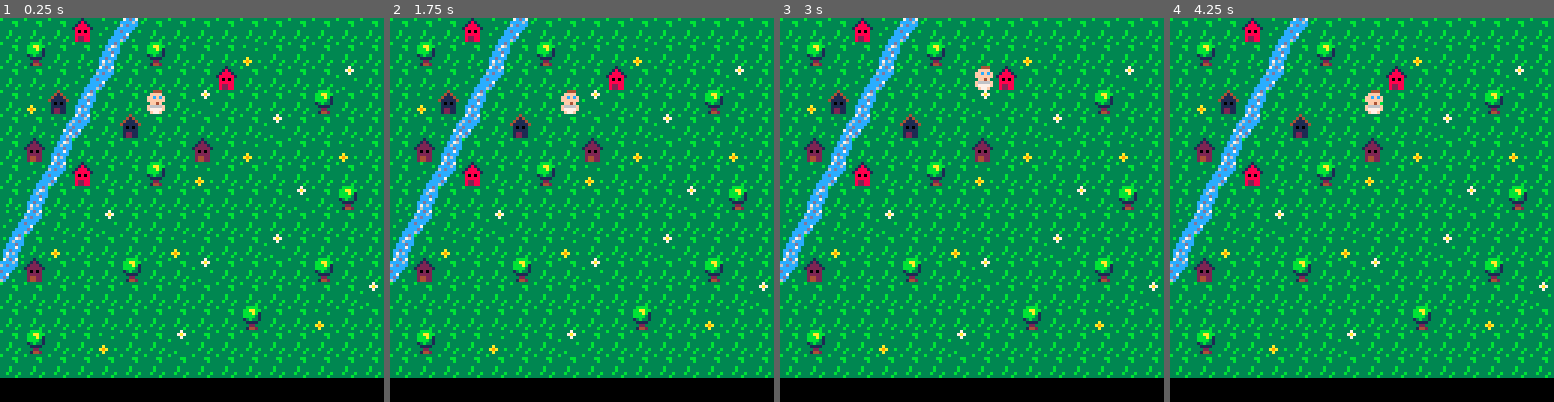
Above: before the commit, frames 1-4 (left to right).
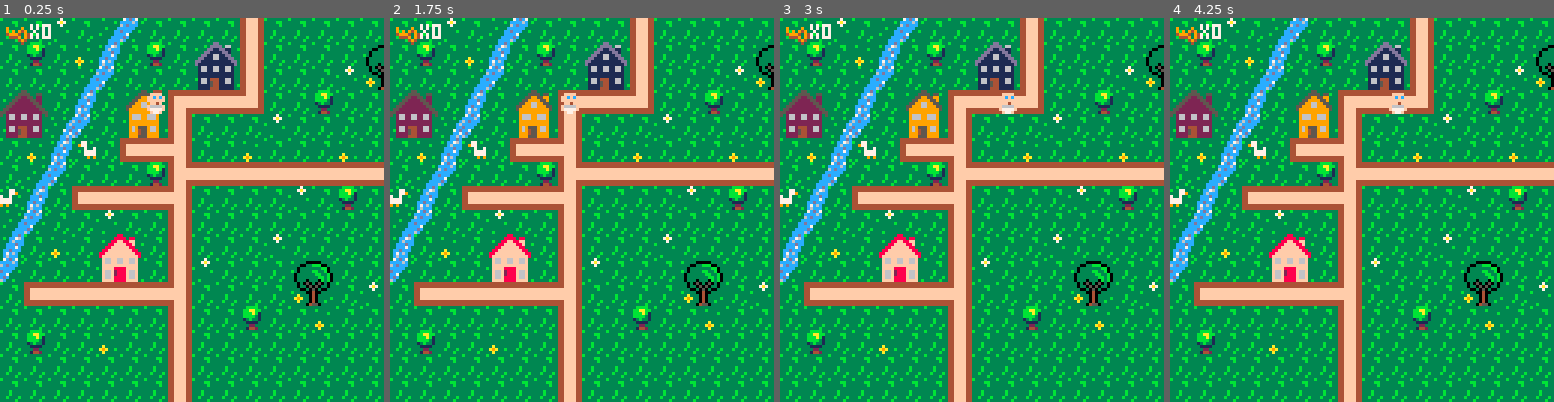
Above: after the commit, the same moments.

Repository: Lilinnfr/Projet_Pico_8
Game: PICO-8 cartridge baby search V1.p8
The game is run twice, just before and just after one commit, with the same random seed, the same clock (stepped at 60 frames per second) and the same inputs.
Inputs:
- Up to frame 1 (0.25 s): no input
- Up to frame 2 (1.75 s): hold Right from 1.6 s (still down)
- Up to frame 3 (3 s): release Right at 2.1 s; hold Up 2.15-2.42 s; hold Right from 2.47 s (still down)
- Up to frame 4 (4.25 s): release Right at 3.03 s; hold Left 3.08-3.58 s; hold Down 3.63-3.97 s; hold Right from 4.02 s (still down)

The runs differ from the first frame. In frame 1, 29% of the frame differs, in the area x 0-100%, y 0-100%; in frame 2, 29%; in frame 3, 29%; in frame 4, 29%.

Commit message:
version1

Diff:
--- a/baby search V1.p8
+++ b/baby search V1.p8
@@ -1,13 +1,13 @@
 pico-8 cartridge // http://www.pico-8.com
 version 29
 __lua__
--- essai
-
+-- main functions
 function create_player()
-	p = {
+	p={
 		x=6,
 		y=3,
-		sprite=1
+		sprite=1,
+		keys=0
 		}
 end
 
@@ -28,8 +28,11 @@
 	cls()
 	map(0,0,0,0)
 	draw_player()
-end
-
+	draw_ui()
+	--draw_time()
+end
+-->8
+-- functions
 function player_movement()
 	newx=p.x
 	newy=p.y
@@ -43,6 +46,21 @@
 	p.x=newx
 	p.y=newy
 	end
+
+	interact(newx, newy)
+
+	if not check_flag(0,newx, newy) then
+		p.x=mid(0,newx,127)
+		p.y=mid(0,newy,63)
+	else
+		sfx(0)
+	end
+end
+
+function interact(x,y)
+	if check_flag(1,x,y) then
+		pick_up_key(x,y)
+	end
 end
 
 function check_flag(flag,x,y)
@@ -56,6 +74,85 @@
 	camera(camx*8,camy*8)
 end
 
+function next_tile(x,y)
+	local sprite=mget(x,y)
+	mset(x,y,sprite+1)
+end
+
+function pick_up_key(x,y)
+	next_tile(x,y)
+	p.keys+=1
+	sfx(1)
+end
+-->8
+-- user interface
+function draw_ui()
+ camera()
+	spr(70,2,2)
+	print("x"..p.keys,10,2,7)
+end
+
+--function draw_time()
+-- print(flr(time(),10,10))
+--end
+-->8
+limit = 5
+
+function _loose()
+ if time() >= limit then
+ cls()
+ print("time's up!", 44, 60, 7)
+ end
+end
+…(49 lines of a section not shown)…
 
 
 
@@ -74,23 +171,40 @@
 
 
 __gff__
-0000010101000100010000010100000000000000000000000000000000000000000000000000000000000000000000000000000000000000000000000000000000000000000000000000000000000000000000000000000000000000000000000000000000000000000000000000000000000000000000000000000000000000
+0000010101000101010101010101010000000000000000000000000000000000010101010101010101010000000000000101010101010101010100000000000000000000020000000000000000000000000000000000000000000000000000000000000000000000000000000000000000000000000000000000000000000000
 0000000000000000000000000000000000000000000000000000000000000000000000000000000000000000000000000000000000000000000000000000000000000000000000000000000000000000000000000000000000000000000000000000000000000000000000000000000000000000000000000000000000000000
 __map__
-070707030e0c0707070707070707070700000000000000000000000000000000000000000000000000000000000000000000000000000000000000000000000000000000000000000000000000000000000000000000000000000000000000000000000000000000000000000000000000000000000000000000000000000000
-070807070b07080707070a070707070700000000000000000000000000000000000000000000000000000000000000000000000000000000000000000000000000000000000000000000000000000000000000000000000000000000000000000000000000000000000000000000000000000000000000000000000000000000
-0707070e0c070707070307070707090700000000000000000000000000000000000000000000000000000000000000000000000000000000000000000000000000000000000000000000000000000000000000000000000000000000000000000000000000000000000000000000000000000000000000000000000000000000
-070a040b07070707090707070708070700000000000000000000000000000000000000000000000000000000000000000000000000000000000000000000000000000000000000000000000000000000000000000000000000000000000000000000000000000000000000000000000000000000000000000000000000000000
-07070d0c07040707070707090707070700000000000000000000000000000000000000000000000000000000000000000000000000000000000000000000000000000000000000000000000000000000000000000000000000000000000000000000000000000000000000000000000000000000000000000000000000000000
-07020b070707070702070a0707070a0700000000000000000000000000000000000000000000000000000000000000000000000000000000000000000000000000000000000000000000000000000000000000000000000000000000000000000000000000000000000000000000000000000000000000000000000000000000
-070e0c03070708070a0707070707070700000000000000000000000000000000000000000000000000000000000000000000000000000000000000000000000000000000000000000000000000000000000000000000000000000000000000000000000000000000000000000000000000000000000000000000000000000000
-070b070707070707070707070907080700000000000000000000000000000000000000000000000000000000000000000000000000000000000000000000000000000000000000000000000000000000000000000000000000000000000000000000000000000000000000000000000000000000000000000000000000000000
-0e0c070709070707070707070707070700000000000000000000000000000000000000000000000000000000000000000000000000000000000000000000000000000000000000000000000000000000000000000000000000000000000000000000000000000000000000000000000000000000000000000000000000000000
-0b070a070707070a070707090707070700000000000000000000000000000000000000000000000000000000000000000000000000000000000000000000000000000000000000000000000000000000000000000000000000000000000000000000000000000000000000000000000000000000000000000000000000000000
-0c02070707080707090707070708070700000000000000000000000000000000000000000000000000000000000000000000000000000000000000000000000000000000000000000000000000000000000000000000000000000000000000000000000000000000000000000000000000000000000000000000000000000000
-0707070707070707070707070707070900000000000000000000000000000000000000000000000000000000000000000000000000000000000000000000000000000000000000000000000000000000000000000000000000000000000000000000000000000000000000000000000000000000000000000000000000000000
-070707070707070707070807070a070700000000000000000000000000000000000000000000000000000000000000000000000000000000000000000000000000000000000000000000000000000000000000000000000000000000000000000000000000000000000000000000000000000000000000000000000000000000
-070807070a070709070707070707070700000000000000000000000000000000000000000000000000000000000000000000000000000000000000000000000000000000000000000000000000000000000000000000000000000000000000000000000000000000000000000000000000000000000000000000000000000000
-0707070707070707070707070707070700000000000000000000000000000000000000000000000000000000000000000000000000000000000000000000000000000000000000000000000000000000000000000000000000000000000000000000000000000000000000000000000000000000000000000000000000000000
-
-
+070709070e0c0707070711070707070707070711070707070707070707070707000000000000000000000000000000000000000000000000000000000000000000000000000000000000000000000000000000000000000000000000000000000000000000000000000000000000000000000000000000000000000000000000
+0708070a0b070807282911070707072021070711070707070707070707070707000000000000000000000000000000000000000000000000000000000000000000000000000000000000000000000000000000000000000000000000000000000000000000000000000000000000000000000000000000000000000000000000
+0707070e0c070707383911070707093031070711070707070707070707070707000000000000000000000000000000000000000000000000000000000000000000000000000000000000000000000000000000000000000000000000000000000000000000000000000000000000000000000000000000000000000000000000
+2425070b07262712101015070708070707070711070707070707070707070707000000000000000000000000000000000000000000000000000000000000000000000000000000000000000000000000000000000000000000000000000000000000000000000000000000000000000000000000000000000000000000000000
+34350d0c07363711070707090707070707070711070707070707070707070707000000000000000000000000000000000000000000000000000000000000000000000000000000000000000000000000000000000000000000000000000000000000000000000000000000000000000000000000000000000000000000000000
+070a0b42071a101807070a0707070a0707070711070707070707070707070707000000000000000000000000000000000000000000000000000000000000000000000000000000000000000000000000000000000000000000000000000000000000000000000000000000000000000000000000000000000000000000000000
+070e0c0707070819101010101010101010101018070707121010101010101010000000000000000000000000000000000000000000000000000000000000000000000000000000000000000000000000000000000000000000000000000000000000000000000000000000000000000000000000000000000000000000000000
+430b071a10101018070707070907080707070711070707110707070707070707000000000000000000000000000000000000000000000000000000000000000000000000000000000000000000000000000000000000000000000000000000000000000000000000000000000000000000000000000000000000000000000000
+0e0c070709070711070707070707070707070711070707110707070707070707000000000000000000000000000000000000000000000000000000000000000000000000000000000000000000000000000000000000000000000000000000000000000000000000000000000000000000000000000000000000000000000000
+0b070a0722230711070707090707070707070714101010180707070707070707000000000000000000000000000000000000000000000000000000000000000000000000000000000000000000000000000000000000000000000000000000000000000000000000000000000000000000000000000000000000000000000000
+0c07070732330711090707072021070707070707070707110707070707070707000000000000000000000000000000000000000000000000000000000000000000000000000000000000000000000000000000000000000000000000000000000000000000000000000000000000000000000000000000000000000000000000
+071a101010101018070707073031070907070707070707110707070707070707000000000000000000000000000000000000000000000000000000000000000000000000000000000000000000000000000000000000000000000000000000000000000000000000000000000000000000000000000000000000000000000000
+070707070707071107070807070a070707070707070707110707070707070707000000000000000000000000000000000000000000000000000000000000000000000000000000000000000000000000000000000000000000000000000000000000000000000000000000000000000000000000000000000000000000000000
+070807070a070711070707070707070707070707070707110707070707070707000000000000000000000000000000000000000000000000000000000000000000000000000000000000000000000000000000000000000000000000000000000000000000000000000000000000000000000000000000000000000000000000
+0707070707070711070707070707070707070707121010161010101010101010000000000000000000000000000000000000000000000000000000000000000000000000000000000000000000000000000000000000000000000000000000000000000000000000000000000000000000000000000000000000000000000000
+0707070707070711070707070707070707070707110707070707070707070707000000000000000000000000000000000000000000000000000000000000000000000000000000000000000000000000000000000000000000000000000000000000000000000000000000000000000000000000000000000000000000000000
+0707070728290711070707070707070707070707110707070707070707070707000000000000000000000000000000000000000000000000000000000000000000000000000000000000000000000000000000000000000000000000000000000000000000000000000000000000000000000000000000000000000000000000
+0707070738390711070707070707070707070707110707070707070707070707000000000000000000000000000000000000000000000000000000000000000000000000000000000000000000000000000000000000000000000000000000000000000000000000000000000000000000000000000000000000000000000000
+1010101010101018070707070707070707070707110707070707070707070707000000000000000000000000000000000000000000000000000000000000000000000000000000000000000000000000000000000000000000000000000000000000000000000000000000000000000000000000000000000000000000000000
+0707070707070719101010130707070707070707110707070707070707070707000000000000000000000000000000000000000000000000000000000000000000000000000000000000000000000000000000000000000000000000000000000000000000000000000000000000000000000000000000000000000000000000
+0707070707070711070707191010101010101010161010101013070707070707000000000000000000000000000000000000000000000000000000000000000000000000000000000000000000000000000000000000000000000000000000000000000000000000000000000000000000000000000000000000000000000000
+0707070707070711070707110707070707070707070707070719101010101010000000000000000000000000000000000000000000000000000000000000000000000000000000000000000000000000000000000000000000000000000000000000000000000000000000000000000000000000000000000000000000000000
+0707070707070711070707110707070707070707070707070711070707070707000000000000000000000000000000000000000000000000000000000000000000000000000000000000000000000000000000000000000000000000000000000000000000000000000000000000000000000000000000000000000000000000
+0707070707070711070707141710101010101307070707070711070707070707000000000000000000000000000000000000000000000000000000000000000000000000000000000000000000000000000000000000000000000000000000000000000000000000000000000000000000000000000000000000000000000000
+0707070707070711070707071107070707071107070707070711070707070707000000000000000000000000000000000000000000000000000000000000000000000000000000000000000000000000000000000000000000000000000000000000000000000000000000000000000000000000000000000000000000000000
+1010101010101018070707071107070707071107070707070719101010130707000000000000000000000000000000000000000000000000000000000000000000000000000000000000000000000000000000000000000000000000000000000000000000000000000000000000000000000000000000000000000000000000
+0707070707070714171010101507070707071410101017101015070707110707000000000000000000000000000000000000000000000000000000000000000000000000000000000000000000000000000000000000000000000000000000000000000000000000000000000000000000000000000000000000000000000000
+0707070707070707110707070707070707070707070711070707070707110707000000000000000000000000000000000000000000000000000000000000000000000000000000000000000000000000000000000000000000000000000000000000000000000000000000000000000000000000000000000000000000000000
+0707070707070707110707070707070707070707070711070707070707110707000000000000000000000000000000000000000000000000000000000000000000000000000000000000000000000000000000000000000000000000000000000000000000000000000000000000000000000000000000000000000000000000
+0707070707070707110707070707070707070707070711070707070707110707000000000000000000000000000000000000000000000000000000000000000000000000000000000000000000000000000000000000000000000000000000000000000000000000000000000000000000000000000000000000000000000000
+0707070707070707110707070707070707070707070711070707070707110707000000000000000000000000000000000000000000000000000000000000000000000000000000000000000000000000000000000000000000000000000000000000000000000000000000000000000000000000000000000000000000000000
+07070707070707071107070707070707070707070707110707070707071d0707000000000000000000000000000000000000000000000000000000000000000000000000000000000000000000000000000000000000000000000000000000000000000000000000000000000000000000000000000000000000000000000000
+
+
Not shown, changed: 65 lines of the sprite sheet (__gfx__) section of baby search V1.p8
